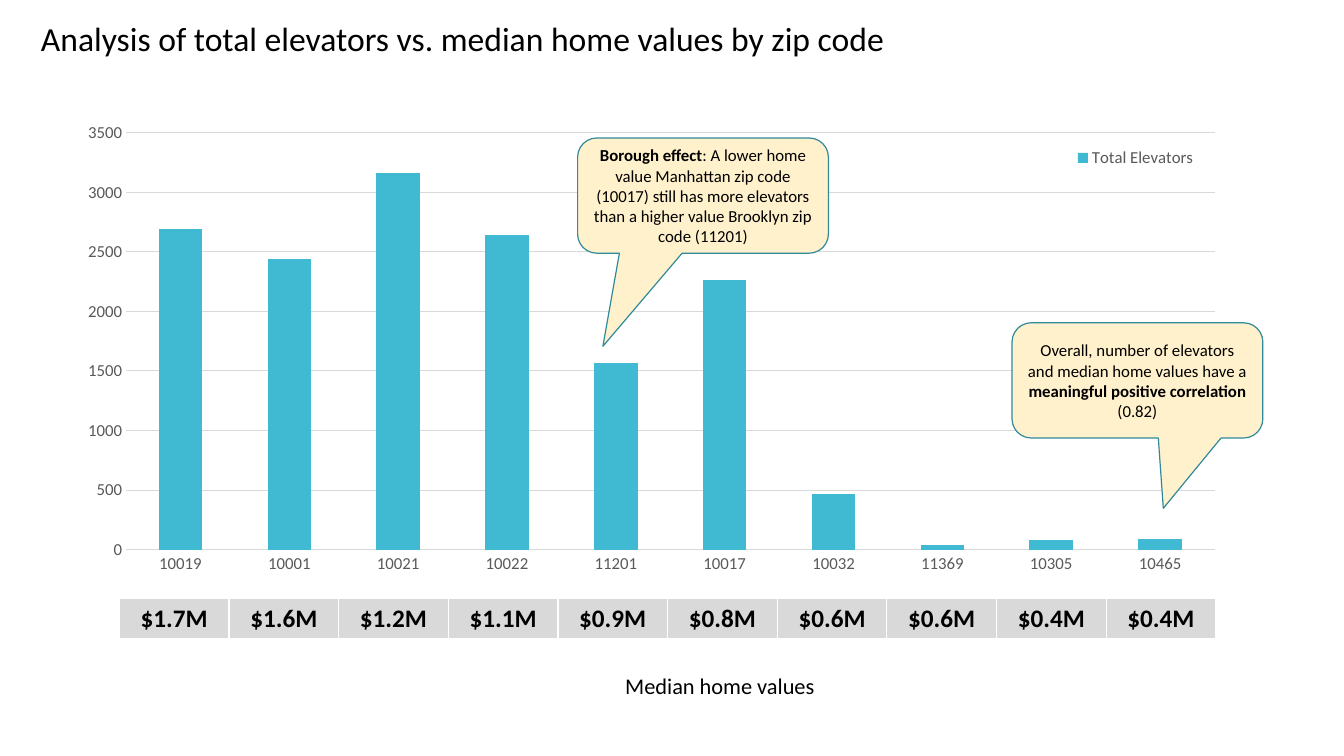
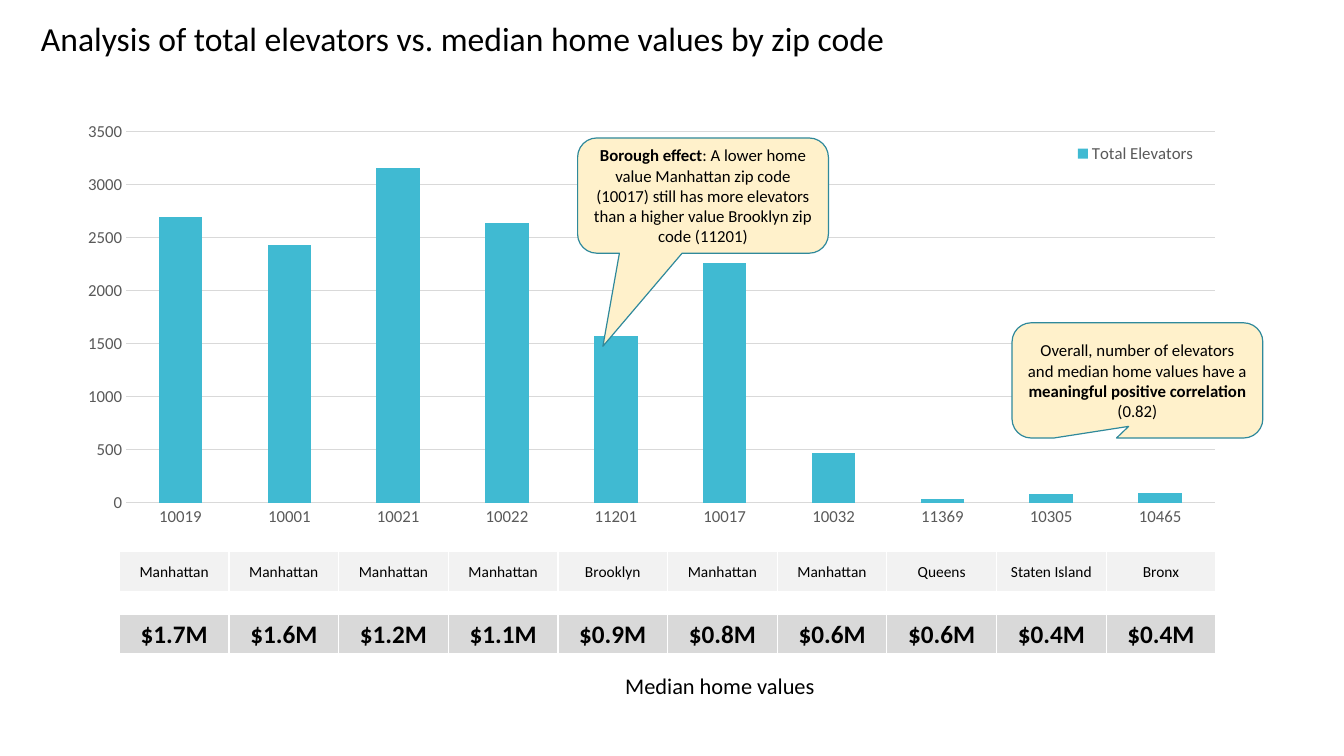
Before and after one commit to mgirard772/nyc_elevators, a slide deck: slide 6 of Elevators in NYC - Project Introduction.pptx (slide 5 before the commit). Drawn at 1344x756 pixels with LibreOffice and Linux fonts; fonts in the diff are those of the drawing. Boxes give left, top, right and bottom in pixels: in the first picture for what was removed or moved away, otherwise in the second. Text is boxed around its words. In the diff, an @@ line names an element or a change of style, - is before the commit and + after.

```diff
--- a/Elevators in NYC - Project Introduction.pptx
+++ b/Elevators in NYC - Project Introduction.pptx
@@ column stacked chart: place and size @@
-column stacked chart at [65,113,1238,619]
+column stacked chart at [65,113,1238,572]
@@ rounded speech box "Overall, number of elevators and ..." at [1012,323,1263,438]: proportions changed @@
@@ table added at [119,552,1218,593], 1 rows, 10 columns @@
+Manhattan | Manhattan | Manhattan | Manhattan | Brooklyn | Manhattan | Manhattan | Queens | Staten Island | Bronx
@@ table: place and size @@
-table at [119,599,1218,640]
+table at [119,614,1218,655]
```
Also in this commit, not shown: 1 other slide changed, 5 other files.
